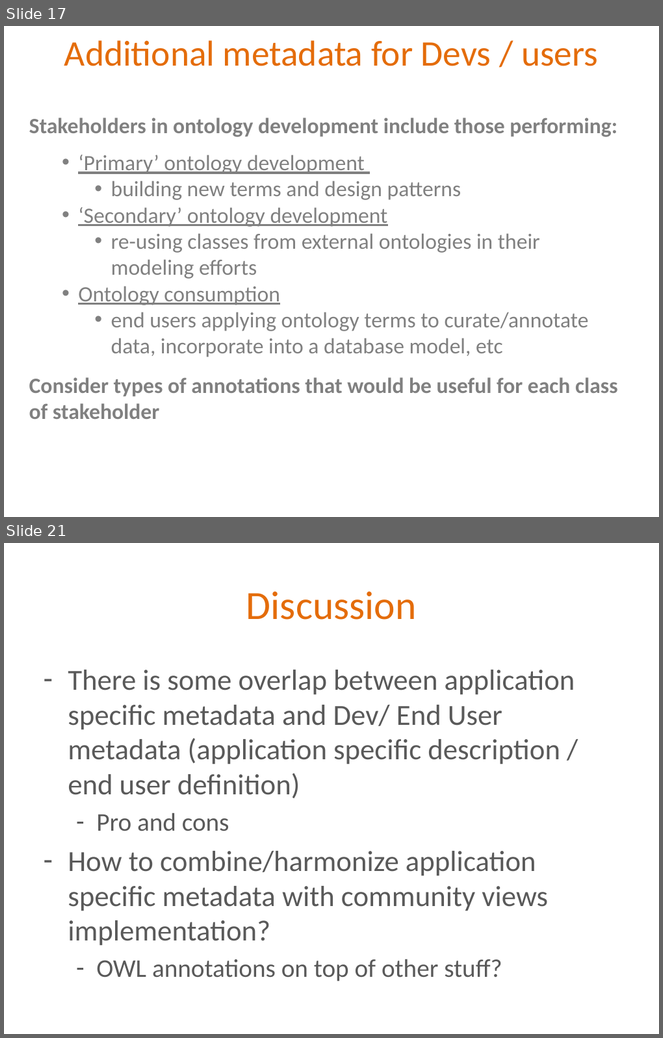
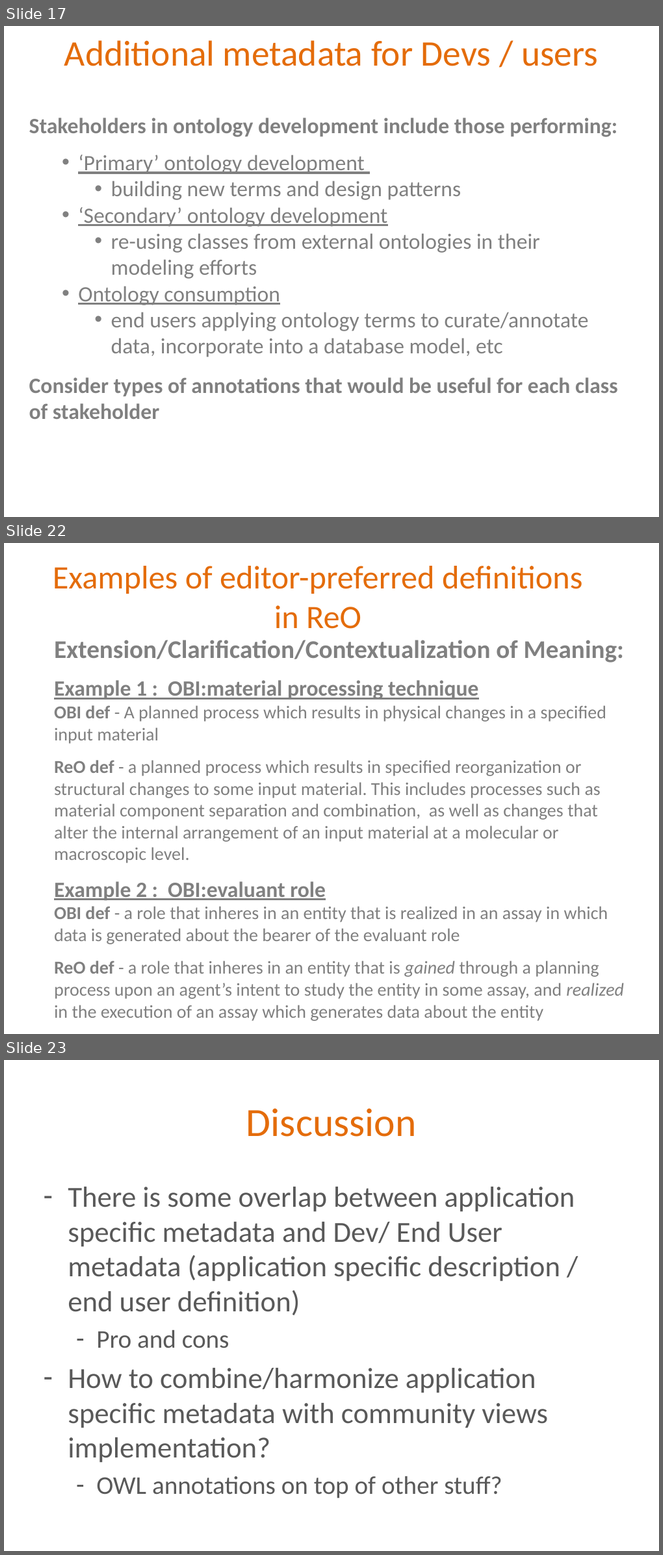
Before and after one commit to obi-ontology/obi-legacy-svn, a slide deck: trunk/docs/presentations/OBI workshop Oct 2011 Philly/Metadata_requirements.pptx. Shown one above the other, each under a label of ours: slides 17 and 21 before the commit, slides 17, 22 and 23 after it; the slides between them are not shown. The pictures are 663x1038 and 663x1555 pixels, drawn with LibreOffice and Linux fonts; fonts in the diff are those of the drawing. Boxes give left, top, right and bottom in pixels: in the first picture for what was removed or moved away, otherwise in the second. Text is boxed around its words. In the diff, an @@ line names an element or a change of style, - is before the commit and + after.

Commit message:
Added the result of the discussion about metadata at the end of metadata slides

```diff
--- a/trunk/docs/presentations/OBI workshop Oct 2011 Philly/Metadata_requirements.pptx
+++ b/trunk/docs/presentations/OBI workshop Oct 2011 Philly/Metadata_requirements.pptx
@@ slide 22 added at (x1=4, y1=543, x2=659, y2=1034), background #FFFFFF @@
@@ text added at (x1=53, y1=566, x2=583, y2=629), 36 pt, text #E46C0A @@
+Examples of editor-preferred definitions in ReO
@@ text added at (x1=54, y1=640, x2=624, y2=1021), 20 pt, text #808080 @@
+Extension/Clarification/Contextualization of Meaning:
+Example 1 : OBI:material processing technique
+OBI def - A planned process which results in physical changes in a specified input material
+ReO def - a planned process which results in specified reorganization or structural changes to some input material. This includes processes such as material component separation and combination, as well as changes that alter the internal arrangement of an input material at a molecular or macroscopic level.
+Example 2 : OBI:evaluant role
+OBI def - a role that inheres in an entity that is realized in an assay in which data is generated about the bearer of the evaluant role
+ReO def - a role that inheres in an entity that is gained through a planning process upon an agent’s intent to study the entity in some assay, and realized in the execution of an assay which generates data about the entity
@@ what was slide 21 is now slide 23 @@
```
Also in this commit, not shown: 3 slides changed, 2 other slides added.
